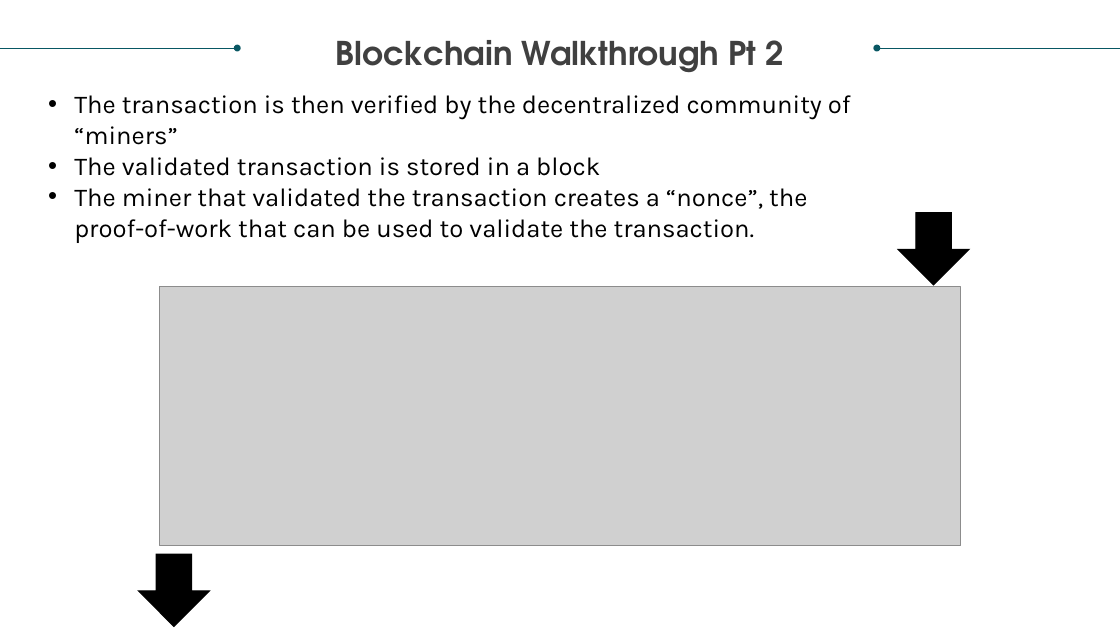
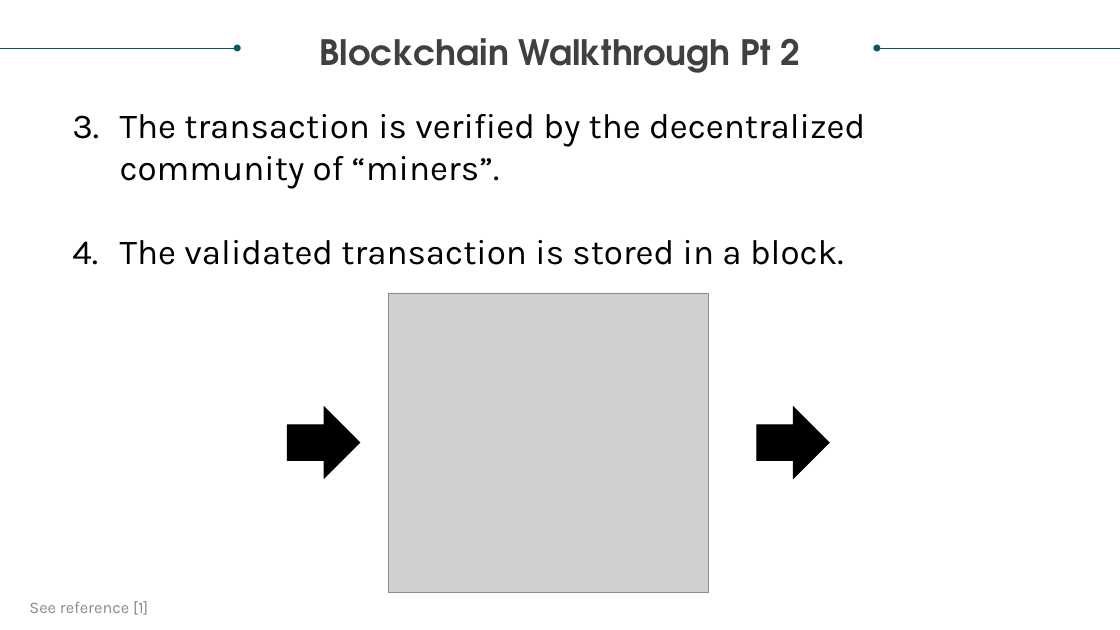
Before and after one commit to realdanielbyrne/BlockChainIntro, a slide deck: slide 6 of DS749 Project_Team 4_Blockchain Analysis.pptx (slide 7 before the commit). Drawn at 1120x630 pixels with LibreOffice and Linux fonts; fonts in the diff are those of the drawing; grey boxes stand for pictures. Boxes give left, top, right and bottom in pixels: in the first picture for what was removed or moved away, otherwise in the second. Text is boxed around its words. In the diff, an @@ line names an element or a change of style, - is before the commit and + after.

```diff
--- a/DS749 Project_Team 4_Blockchain Analysis.pptx
+++ b/DS749 Project_Team 4_Blockchain Analysis.pptx
@@ text "Blockchain Walkthrough Pt 2" at box(320, 38, 801, 73): size 28 to 30 pt @@
@@ text at box(120, 114, 865, 265): text changed; size 22 to 30 pt @@
-• The transaction is then verified by the decentralized community of “miners”
-• The validated transaction is stored in a block
-• The miner that validated the transaction creates a “nonce”, the proof-of-work that can be used to validate the transaction.
+3. The transaction is verified by the decentralized community of “miners”.
+4. The validated transaction is stored in a block.
@@ picture removed at box(159, 287, 960, 546) @@
@@ picture added at box(388, 293, 708, 592) @@
@@ down arrow at box(287, 408, 360, 478): rotation 0 to 270 degrees @@
@@ down arrow at box(757, 408, 829, 478): rotation 0 to 270 degrees @@
@@ text added at box(29, 601, 148, 615), 14 pt, text #8C8C8C @@
+See reference [1]
```
Also in this commit, not shown: 9 other slides changed, 1 slide added, 1 slide removed, 1 other file.
